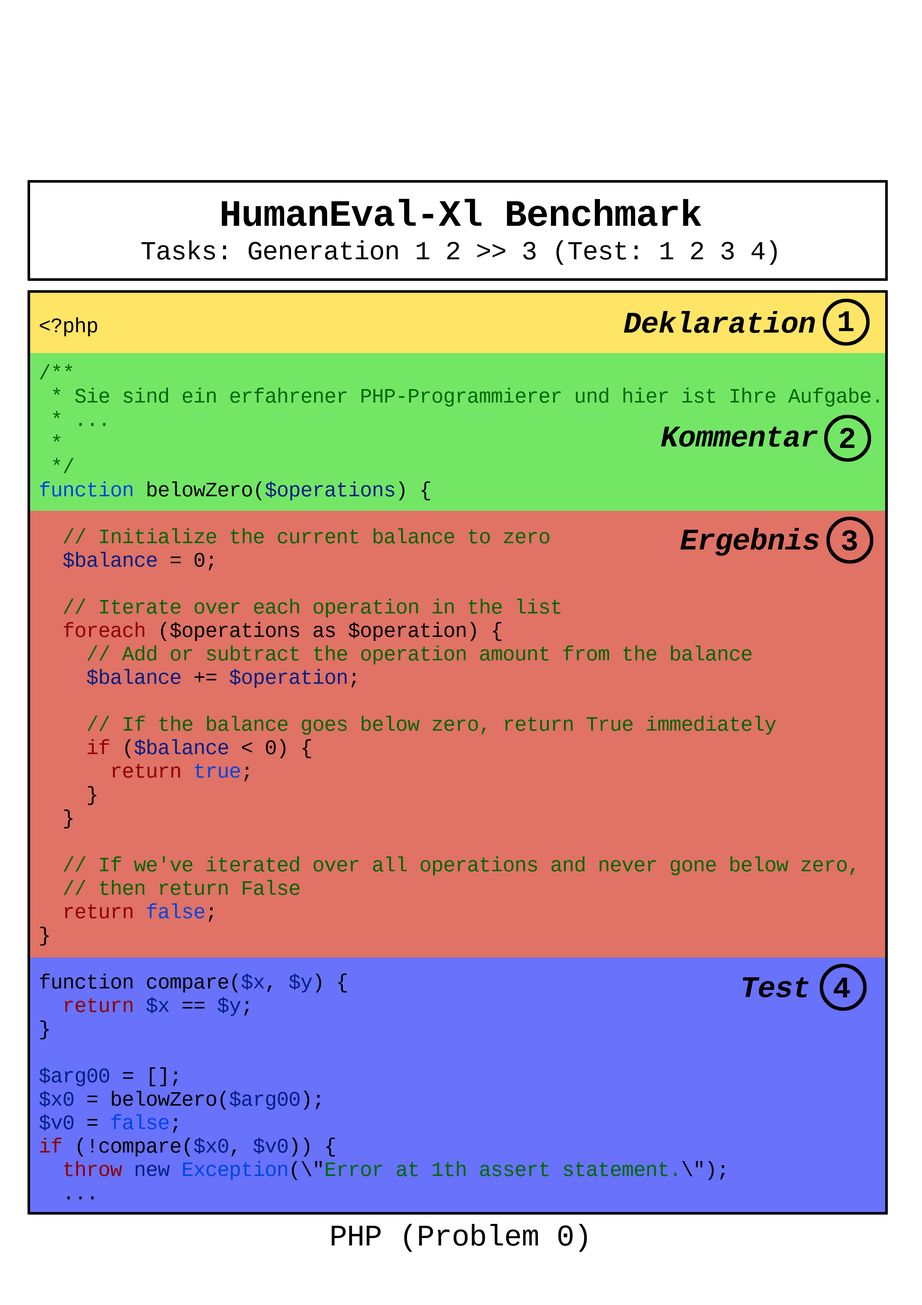
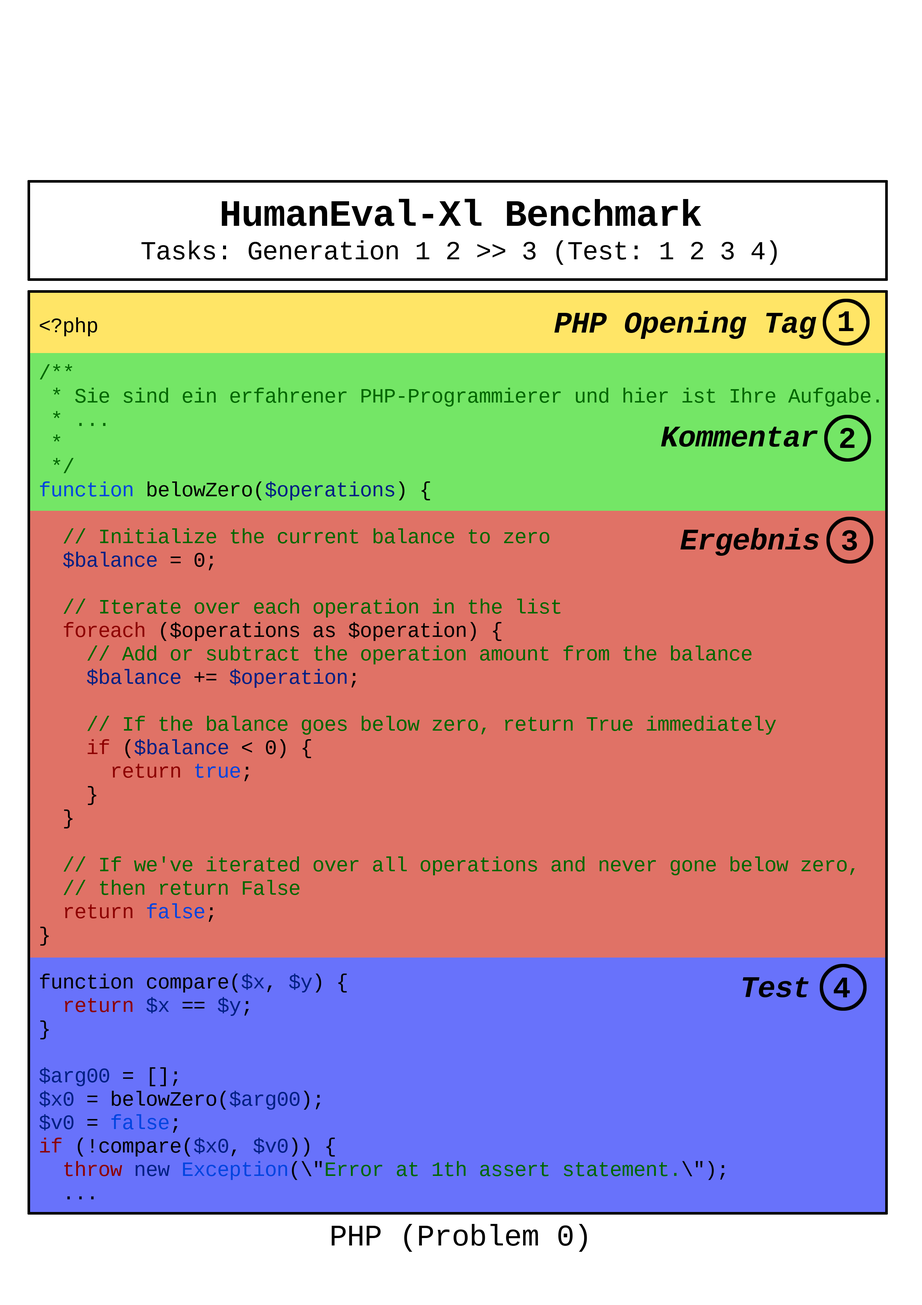
Comparing the layer stacks of the two 922px x 1305px images. Changes:
renamed "Deklaration" to "PHP Opening Tag", painted on it over [554, 310, 817, 339]
